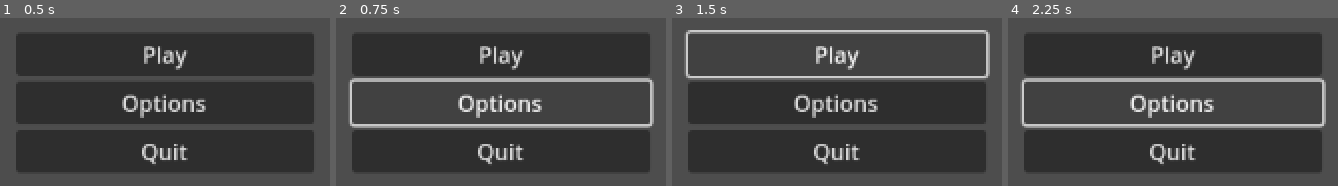
Above: before the commit, frames 1-4 (left to right).
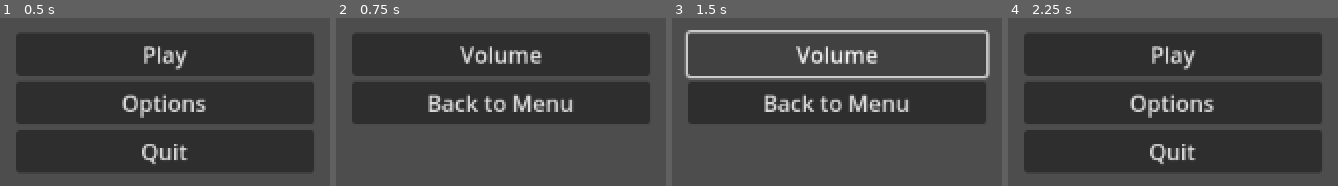
Above: after the commit, the same moments.

Repository: Szanag/LeAplikacja
Game: Godot game, scene res://menu.tscn
The game is run twice, just before and just after one commit, with the same random seed, the same clock (stepped at 60 frames per second) and the same inputs. The project has no main scene, so this scene is started directly.
Inputs (mouse positions are in pixels of both pictures, inside the frame that each line leads up to):
- Up to frame 1 (0.5 s): no input
- Up to frame 2 (0.75 s): click "Options" at 0.5 s
- Up to frame 3 (1.5 s): click (837, 54) at 1.25 s, where only the run after the commit has a clickable "Volume"
- Up to frame 4 (2.25 s): click (1173, 103) at 2 s, where only the run after the commit has a clickable "Back to Menu"

Frame 1 is identical in both runs. In frame 2, 32% of the frame differs, in the area x 3-97%, y 16-92%; in frame 3, 27%; in frame 4, 4.9%.

Commit message:
guzik opcji i spowrotem do menu

Diff:
--- /dev/null
+++ b/techquest/back.gd
@@ -0,0 +1 @@
+extends Button
--- a/techquest/menu.gd
+++ b/techquest/menu.gd
@@ -4,7 +4,7 @@
 	get_tree().change_scene_to_file("")
 
 func _on_options_pressed() -> void:
-	pass # Replace with function body.
+	get_tree().change_scene_to_file("res://options_menu.tscn")
 
 func _on_quit_pressed() -> void:
 	get_tree().quit()
--- /dev/null
+++ b/techquest/options_menu.gd
@@ -0,0 +1,5 @@
+extends Control
+
+
+func _on_back_pressed() -> void:
+	get_tree().change_scene_to_file("res://menu.tscn")
--- /dev/null
+++ b/techquest/options_menu.tscn
@@ -0,0 +1,32 @@
+[gd_scene load_steps=2 format=3 uid="uid://cqiijy6by8x8l"]
+
+[ext_resource type="Script" uid="uid://dl7ep5dlph5yj" path="res://options_menu.gd" id="1_lbr8e"]
+
+[node name="Options" type="Control"]
+layout_mode = 3
+anchors_preset = 15
+anchor_right = 1.0
+anchor_bottom = 1.0
+grow_horizontal = 2
+grow_vertical = 2
+script = ExtResource("1_lbr8e")
+
+[node name="MarginContainer" type="MarginContainer" parent="."]
+layout_mode = 0
+offset_left = 486.0
+offset_top = 233.0
+offset_right = 701.0
+offset_bottom = 359.0
+
+[node name="VBoxContainer" type="VBoxContainer" parent="MarginContainer"]
+layout_mode = 2
+
+[node name="Volume" type="Button" parent="MarginContainer/VBoxContainer"]
+layout_mode = 2
+text = "Volume"
+
+[node name="Back" type="Button" parent="MarginContainer/VBoxContainer"]
+layout_mode = 2
+text = "Back to Menu"
+
+[connection signal="pressed" from="MarginContainer/VBoxContainer/Back" to="." method="_on_back_pressed"]
Not shown, added: techquest/back.gd.uid
Not shown, added: techquest/options_menu.gd.uid
